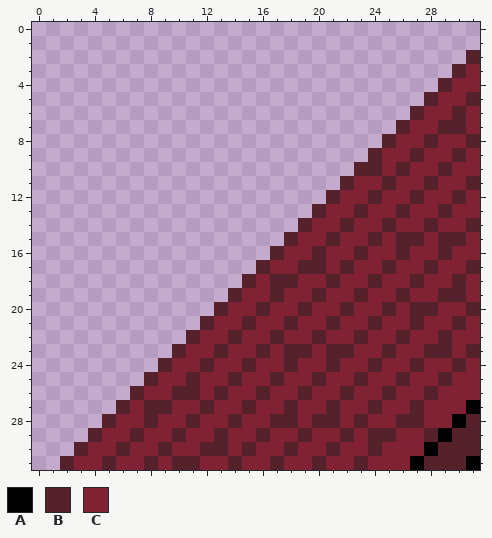
Pixel-art sprite -- Assets/Sprites/Environment/OwenSprites/Corner.png. Above: the version before the commit.
The file is 32x32 pixels.
Palette (. is transparent): A #000000  B #55212b  C #802234
Pixels before, first column x 2:
 2 .............................B
 3 ............................BC
 4 ...........................BCC
 5 ..........................BCCB
 6 .........................BCCBC
 7 ........................BCCBBC
 8 .......................BCCBCCB
 9 ......................BCCBCCBC
10 .....................BBCBCCBCC
11 ....................BCCBCCBCCB
12 ...................BCCBCCBCCBC
13 ..................BCCBCCBCCBCC
14 .................BCCBCCBCCBCCB
15 ................BCCBCCBCBBCBBC
16 ...............BCCBCCBCCBCCBCC
17 ..............BCCBBCBCCBCCBCCB
18 .............BCBBCCBCCBCCBCCBC
19 ............BCCBCCBCCBCCBCCBBC
20 ...........BCCBCCBCCBCCBCBBCCB
21 ..........BCCBCCBCCBCCBCCBCCBC
22 .........BCCBCCBCCBCCBCCBCCBCC
23 ........BCCBCCBCBBCBBCCBCCBBCB
24 .......BCCBCCBCCBCCBCCBCCBCCBC
25 ......BCCBCCBCCBCCBCCBCCBCCBCC
26 .....BCCBBCBCCBCCBCCBCCBCCBCCC
27 ....BCBBCCBCCBCCBCCBCCBCCBCCCA
28 ...BCCBCCBCCBCCBBCBBCBCCBBCCAB
29 ..BCCBCCBCCBCCBCCBCCBCBBCCBABB
30 .BCCBCCBCCBBCBCCBCCBCCBCCCABBB
31 BCCBCCBCBBCCBCCBCCBCCBCCCABBBA
Once edited:
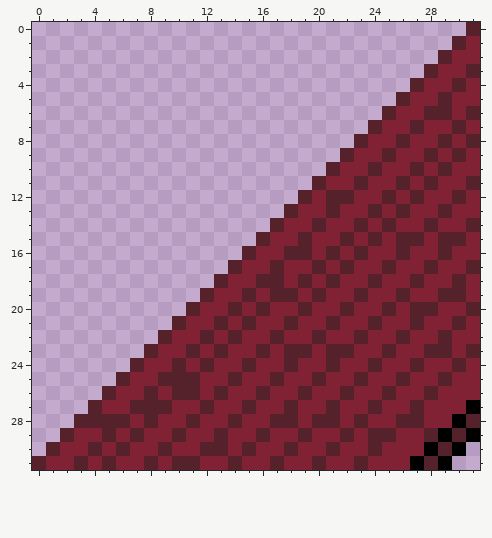
Diff:
Changed rows in their new state; - is an unchanged pixel.
first column x 0:
 0 -------------------------------B
 1 ------------------------------BC
 2 -----------------------------BCC
 3 ----------------------------BCCB
 4 ---------------------------BCCB-
 5 --------------------------BCCB-C
 6 -------------------------BCCBBCB
 7 ------------------------BCCB-C--
 8 -----------------------BCCB-CB--
 9 ----------------------BCCB-CB---
10 ---------------------BCC--CB----
11 --------------------BCCB-CB-----
12 -------------------BC-B-CB------
13 ------------------BCCB-CB-------
14 -----------------BCCB-CB--------
15 ----------------BCCB-CB---------
16 ---------------BCCBBCB----------
17 --------------BCCB-C------------
18 -------------BCCB-CB------------
19 ------------BCCB--B-------------
20 -----------BCCB-----------------
21 ----------BCCB------------------
22 ---------BCCB-------------------
23 --------BCCB--------------------
24 -------BCCB---------------------
25 ------BCCBB---------------------
26 -----BCCB-----------------------
27 ----BCCB------------------------
28 ---BB-B-------------------------
29 --BCCB-------------------------A
30 -BCCB-------------------------A.
31 BCCB-------------------------A..
